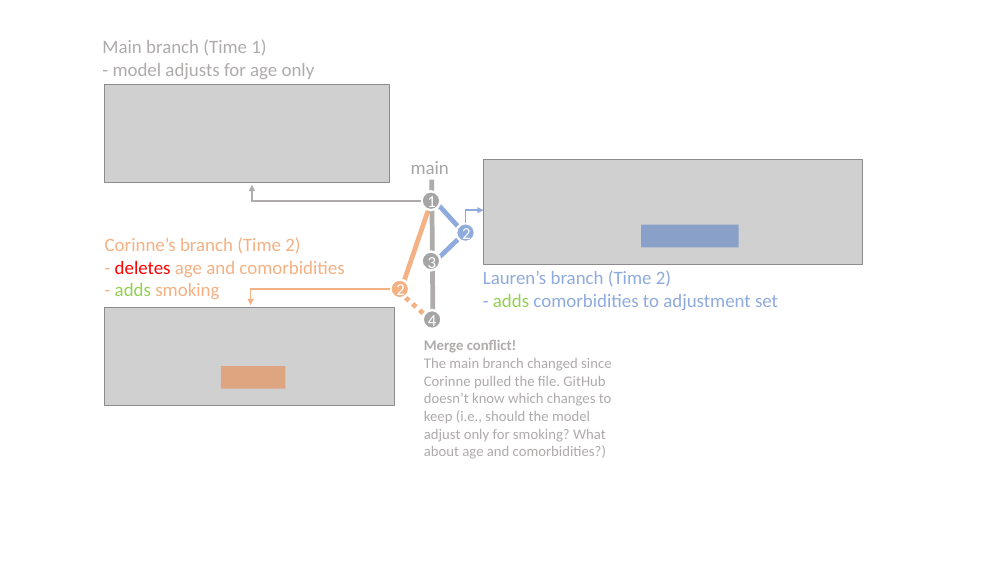
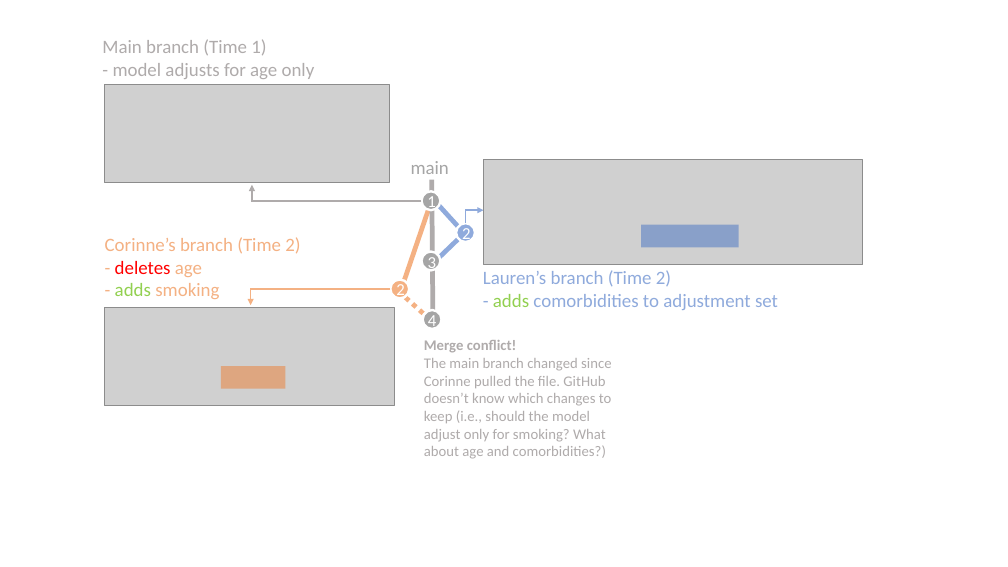
Before and after one commit to laurenwilner/github_training_site, a slide deck: slide 3 of figures/git_graphics.pptx. Drawn at 1008x567 pixels with LibreOffice and Linux fonts; fonts in the diff are those of the drawing; grey boxes stand for pictures. Boxes give left, top, right and bottom in pixels: in the first picture for what was removed or moved away, otherwise in the second. Text is boxed around its words. In the diff, an @@ line names an element or a change of style, - is before the commit and + after.

```diff
--- a/figures/git_graphics.pptx
+++ b/figures/git_graphics.pptx
@@ text at box(115, 261, 202, 277): text changed; text colour #F4B183 to #FF0000 @@
-- deletes age and comorbidities
+- deletes age
```
Also in this commit, not shown: 1 other file.
